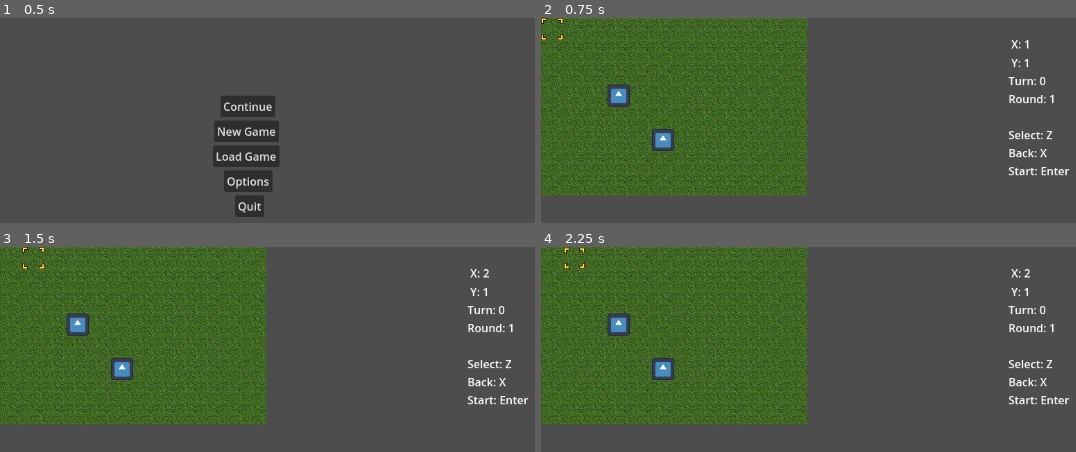
Above: before the commit, frames 1-4 (two rows, left to right).
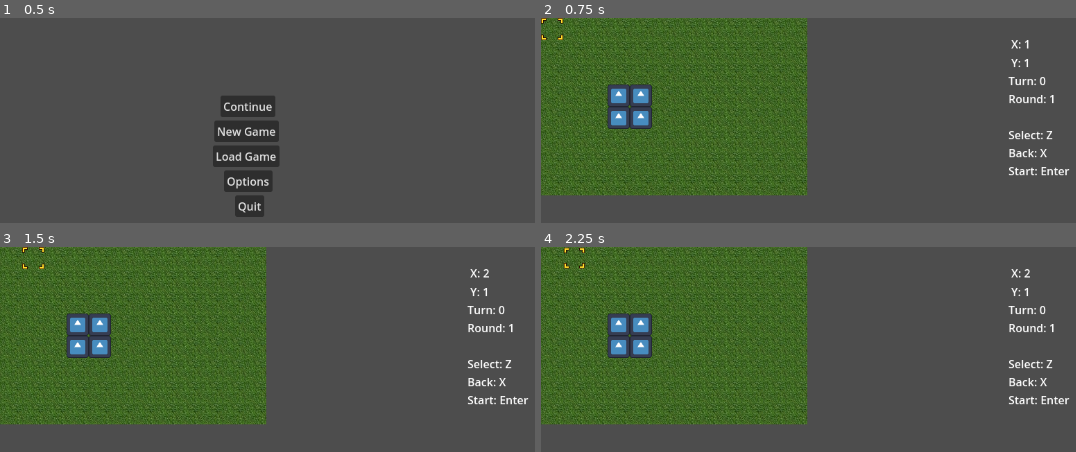
Above: after the commit, the same moments.

Repository: Gavello685/Project-Lovelace
Game: Godot game, scene res://main_menu.tscn
The game is run twice, just before and just after one commit, with the same random seed, the same clock (stepped at 60 frames per second) and the same inputs. The engine's default icon, where the game draws it, is replaced by a stand-in: a white triangle on a blue panel in a dark square.
Inputs:
- Up to frame 1 (0.5 s): no input
- Up to frame 2 (0.75 s): click "New Game" at 0.5 s
- Up to frame 3 (1.5 s): tap Enter (start) at 1.25 s; hold Right (right) from 1.28 s (still down); hold Z (select) from 1.28 s (still down)
- Up to frame 4 (2.25 s): tap Enter (start) at 1.55, 2, 2.1 s; release Right (right) at 2.03 s; release Z (select) at 2.03 s; hold X (back) from 2.03 s (still down)

Frame 1 is identical in both runs. In frame 2, 1.8% of the frame differs, in the area x 12-25%, y 32-65%; in frame 3, 1.8%; in frame 4, 1.8%.
Error before the commit: Invalid assignment of property or key 'unit_selected' with value of type 'bool' on a base object of type 'Nil'. (res://MainNode.gd:79)
Error after the commit: Invalid assignment of property or key 'unit_selected' with value of type 'bool' on a base object of type 'Nil'. (res://MainNode.gd:119)

Commit message:
added a target selection mechanic and replaced our input handling with one based on game input states (i.e. moving cursor vs. moving a selected unit vs. selecting a target)

Diff:
--- /dev/null
+++ b/Characters/Duane.tres
@@ -0,0 +1,13 @@
+[gd_resource type="Resource" script_class="CharData" load_steps=3 format=3 uid="uid://cw3q4d6m0pco8"]
+
+[ext_resource type="Resource" uid="uid://bfk0gga1oqsy7" path="res://CharacterClasses/Warrior.tres" id="1_dhfu2"]
+[ext_resource type="Script" path="res://Characters/CharacterData.gd" id="2_503uo"]
+
+[resource]
+script = ExtResource("2_503uo")
+charName = "Duane"
+charClass = ExtResource("1_dhfu2")
+level = 5
+team = 0
+spells = Array[int]([])
+items = Array[int]([0, 1, 0])
--- /dev/null
+++ b/Characters/Leena.tres
@@ -0,0 +1,13 @@
+[gd_resource type="Resource" script_class="CharData" load_steps=3 format=3 uid="uid://baefafvjaa748"]
+
+[ext_resource type="Resource" uid="uid://d0uuorvpwmr7w" path="res://CharacterClasses/Rogue.tres" id="1_ac2dy"]
+[ext_resource type="Script" path="res://Characters/CharacterData.gd" id="2_gj3k7"]
+
+[resource]
+script = ExtResource("2_gj3k7")
+charName = "Leena"
+charClass = ExtResource("1_ac2dy")
+level = 2
+team = 1
+spells = Array[int]([])
+items = Array[int]([0])
--- a/CursorNode.gd
+++ b/CursorNode.gd
@@ -1,22 +1,6 @@
 extends Area2D
 
 @onready var mapInfo = get_node("/root/MainNode")
-var inputs = {
-	"right": Vector2.RIGHT,
-	"left": Vector2.LEFT,
-	"up": Vector2.UP,
-	"down": Vector2.DOWN,
-}
-
-func _ready():
-	pass
-
-func _unhandled_input(event):
-	var selectedUnit: Array[Unit] = Global.units.filter(func(unit: Unit): return unit.unit_selected)
-	if selectedUnit.size() == 0:
-		for dir in inputs.keys():
-			if event.is_action_pressed(dir):
-					move(dir)
 
 func move(dir):
-	position += inputs[dir] * mapInfo.tileSize
+	position += Global.directions[dir] * mapInfo.tileSize
--- a/MainNode.gd
+++ b/MainNode.gd
@@ -1,4 +1,10 @@
 extends Node
+
+enum inputStates {
+	freeCursor,
+	unitSelected,
+	selectingTarget,
+}
 
 @onready var _tileMap = $TileMap
 @onready var _cursorSprite = $CursorNode/AnimatedSprite2D
@@ -14,6 +20,10 @@
 @onready var _ItemSubmenu = $CursorNode/BattleMenu/ItemSubmenu
 @onready var _MagicSubmenu = $CursorNode/BattleMenu/MagicSubmenu
 var selectedUnit: Unit
+var adjacentEnemies: Array[Unit]
+var targettedUnit: Unit
+var targetingCallback: Callable
+var inputState: inputStates
 var tileSize = 32
 var mapWidth = 20
 var mapHeight = 20
@@ -41,10 +51,6 @@
 			else:
 				animation = "enemy"
 	_cursorSprite.play(animation)
-	var selectedUnits: Array[Unit] = Global.units.filter(func(unit: Unit): return unit.unit_selected)
-	if selectedUnits.size() == 1:
-		selectedUnit = selectedUnits[0]
-		_cursor.position = selectedUnit.position
 	xPos = (_cursor.position.x - tileSize/2) / tileSize + 1
 	yPos = (_cursor.position.y - tileSize/2) / tileSize + 1
 	_Xlabel.text = "X: " + str(xPos)
@@ -54,16 +60,50 @@
 
 	# Handles unit selection
 func _unhandled_input(event):
-	for unit in Global.units:
-		if event.is_action_pressed("select") and unit.overlaps_area(_cursor) and unit.charData.team == turn % 2 and !unit.unit_selected:
-			unit.unit_selected = true
-		elif event.is_action_pressed("back"):
-			unit.unit_selected = false
-			_BattleMenu.hide()
-		elif event.is_action_pressed("select") and unit.unit_selected:
-			populateMenu(unit)
-			_BattleMenu.position = _cursor.position
-			_BattleMenu.show()
+	match inputState:
+		inputStates.freeCursor:
+			for dir in Global.directions.keys():
+				if event.is_action_pressed(dir):
+						_cursor.move(dir)
+			if _cursor.has_overlapping_areas():
+				var overlappingUnit: Unit = _cursor.get_overlapping_areas()[0]
+				if event.is_action_pressed("select") and overlappingUnit.charData.team == turn % 2:
+					overlappingUnit.unit_selected = true
+					selectedUnit = overlappingUnit
+					inputState = inputStates.unitSelected
+
+		inputStates.unitSelected:
+			for dir in Global.directions.keys():
+				if event.is_action_pressed(dir):
+						selectedUnit.move(dir)
+						_cursor.position = selectedUnit.position
+			if event.is_action_pressed("back"):
+				selectedUnit.unit_selected = false
+				selectedUnit = null
+				_BattleMenu.hide()
+				inputState = inputStates.freeCursor
+			if event.is_action_pressed("select"):
+				populateMenu(selectedUnit)
+				_BattleMenu.position = _cursor.position
+				_BattleMenu.show()
+
+		inputStates.selectingTarget:
+			if event.is_action_pressed("left") || event.is_action_pressed("up"):
+				var previousIndex = (adjacentEnemies.find(targettedUnit) - 1) % adjacentEnemies.size()
+				targettedUnit = adjacentEnemies[previousIndex]
+				_cursor.position = targettedUnit.position
+			if event.is_action_pressed("right") || event.is_action_pressed("down"):
+				var nextIndex = (adjacentEnemies.find(targettedUnit) + 1) % adjacentEnemies.size()
+				targettedUnit = adjacentEnemies[nextIndex]
+				_cursor.position = targettedUnit.position
+			if event.is_action_pressed("back"):
+				inputState = inputStates.unitSelected
+				_cursor.position = selectedUnit.position
+				targettedUnit = null
+				_BattleMenu.show()
+			if event.is_action_pressed("select"):
+				targetingCallback.call(selectedUnit, targettedUnit)
+
 	if event.is_action_pressed("start"):
 		advanceTurn()
 
@@ -77,7 +117,9 @@
 
 func advanceTurn():
 	selectedUnit.unit_selected = false
+	selectedUnit = null
 	_BattleMenu.hide()
+	inputState = inputStates.freeCursor
 	turn += 1
 
 func populateMenu(unit: Unit):
@@ -112,6 +154,15 @@
 func findAdjacentEnemies(attacker: Unit) -> Array[Unit]:
 	return Global.units.filter(func(unit): return attacker.charData.team != unit.charData.team && isAdjacent(attacker,unit))
 
+func selectTarget(callback: Callable):
+	adjacentEnemies = findAdjacentEnemies(selectedUnit)
+	if adjacentEnemies.size() > 0:
+		_BattleMenu.hide()
+		targetingCallback = callback
+		inputState = inputStates.selectingTarget
+		targettedUnit = adjacentEnemies[0]
+		_cursor.position = targettedUnit.position
+
 func steal(thief: Unit, stuffHaver: Unit):
 	var thiefAttempt = Global.rng.randi_range(1, thief.charData.maxSpeed)
 	var stuffHaverAttempt = Global.rng.randi_range(1, stuffHaver.charData.maxSpeed)
@@ -123,6 +174,7 @@
 		print("Steal Success: ",CharData.allItems.keys()[itemStolen])
 	else:
 		print("Steal Failed")
+	advanceTurn()
 
 func _combat_start(attacker: Unit, defender: Unit):
 	print("Combat Started!")
@@ -130,26 +182,22 @@
 	damage = damage if damage > 1 else 1
 	defender.charData.currentHp -=  damage
 	print(attacker.charData.charName, " did ", damage, " damage to ", defender.charData.charName, " leaving ", defender.charData.currentHp, " out of ", defender.charData.maxHp, "HP remaining")
+	advanceTurn()
 
 func _on_battle_menu_id_pressed(id):
-	var adjacentEnemies = findAdjacentEnemies(selectedUnit)
 	match id:
 		CharClass.allMenuIds.Attack:
 			print("Attack")
-			if adjacentEnemies.size() > 0:
-				_combat_start(selectedUnit, adjacentEnemies[0])
-				advanceTurn()
+			selectTarget(_combat_start)
 		CharClass.allMenuIds.Steal:
 			print("Steal")
-			if adjacentEnemies.size() > 0:
-				steal(selectedUnit, adjacentEnemies[0])
-				advanceTurn()
+			selectTarget(steal)
 		CharClass.allMenuIds.Defend:
 			print("Defend")
 			selectedUnit.defending = true
 			advanceTurn()
 		_:
-			print("Unknown Action")
+			print("Battle Menu ID is not implemented")
 
 func _on_item_submenu_index_pressed(index):
 	selectedUnit.charData.useItem(index)
--- a/New_Game.gd
+++ b/New_Game.gd
@@ -4,9 +4,15 @@
 	var unit1 = Unit.new("res://Characters/Joan.tres",Global.position(4,4))
 	unit1.charData.generateStats()
 	Global.units.append(unit1)
-	var unit2 = Unit.new("res://Characters/Roger.tres",Global.position(6,6))
+	var unit2 = Unit.new("res://Characters/Roger.tres",Global.position(5,4))
 	unit2.charData.generateStats()
 	Global.units.append(unit2)
+	var unit3 = Unit.new("res://Characters/Duane.tres",Global.position(5,5))
+	unit3.charData.generateStats()
+	Global.units.append(unit3)
+	var unit4 = Unit.new("res://Characters/Leena.tres",Global.position(4,5))
+	unit4.charData.generateStats()
+	Global.units.append(unit4)
 	Global.goto_scene("res://main_node.tscn")
 
 func _on_quit_pressed():
--- a/Unit.gd
+++ b/Unit.gd
@@ -10,12 +10,6 @@
 var sprite = Sprite2D.new()
 var shape = RectangleShape2D.new()
 var hitbox = CollisionShape2D.new()
-var inputs = {
-	"right": Vector2.RIGHT,
-	"left": Vector2.LEFT,
-	"up": Vector2.UP,
-	"down": Vector2.DOWN,
-}
 
 func _init(p_charData = "res://Characters/Person.tres", p_startPos = Global.randomPosition(), p_sprite = "res://Sprites/icon.svg", p_shape = RectangleShape2D.new(), p_hitbox = CollisionShape2D.new()):
 	charData = load(p_charData)
@@ -34,16 +28,11 @@
 	position = startPos
 	print(stringify())
 
-func _unhandled_input(event):
-	for dir in inputs.keys():
-		if event.is_action_pressed(dir) and unit_selected:
-				move(dir)
-
 func stringify() -> String:
 	return str(charData.stringify(),"\nPosition:",position)
 
 func move(dir):
-	var newPosition = position + (inputs[dir] * tileSize)
+	var newPosition = position + (Global.directions[dir] * tileSize)
 	var overlappingUnits = Global.units.filter(func(unit): return newPosition == unit.position)
 	if overlappingUnits.size() == 0:
 		position = newPosition
--- a/global.gd
+++ b/global.gd
@@ -5,6 +5,13 @@
 var data_file_path = "res://units_test.json"
 var current_scene = null
 var rng = RandomNumberGenerator.new()
+
+var directions = {
+	"right": Vector2.RIGHT,
+	"left": Vector2.LEFT,
+	"up": Vector2.UP,
+	"down": Vector2.DOWN,
+}
 
 func _ready():
 	var root = get_tree().root
--- a/project.godot
+++ b/project.godot
@@ -18,6 +18,11 @@
 [autoload]
 
 Global="*res://global.gd"
+Signal_Debugger="*res://addons/SignalVisualizer/Debugger/SignalDebugger.gd"
+
+[editor_plugins]
+
+enabled=PackedStringArray()
 
 [input]
 
Not shown, added: mai4D70.tmp
